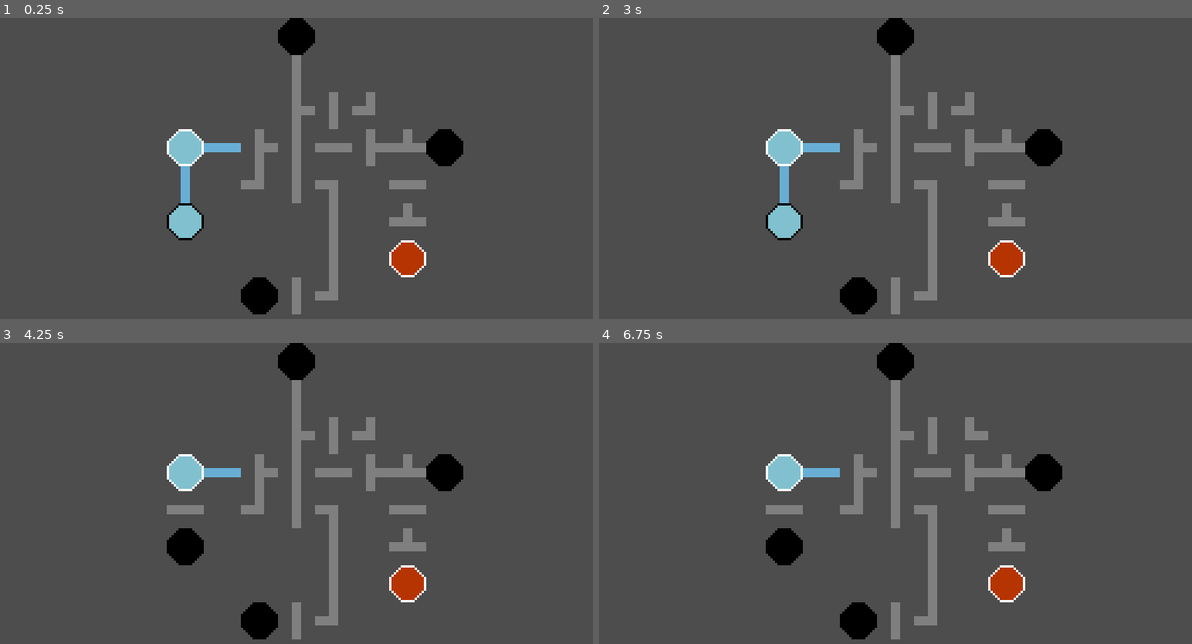
Above: before the commit, frames 1-4 (two rows, left to right).
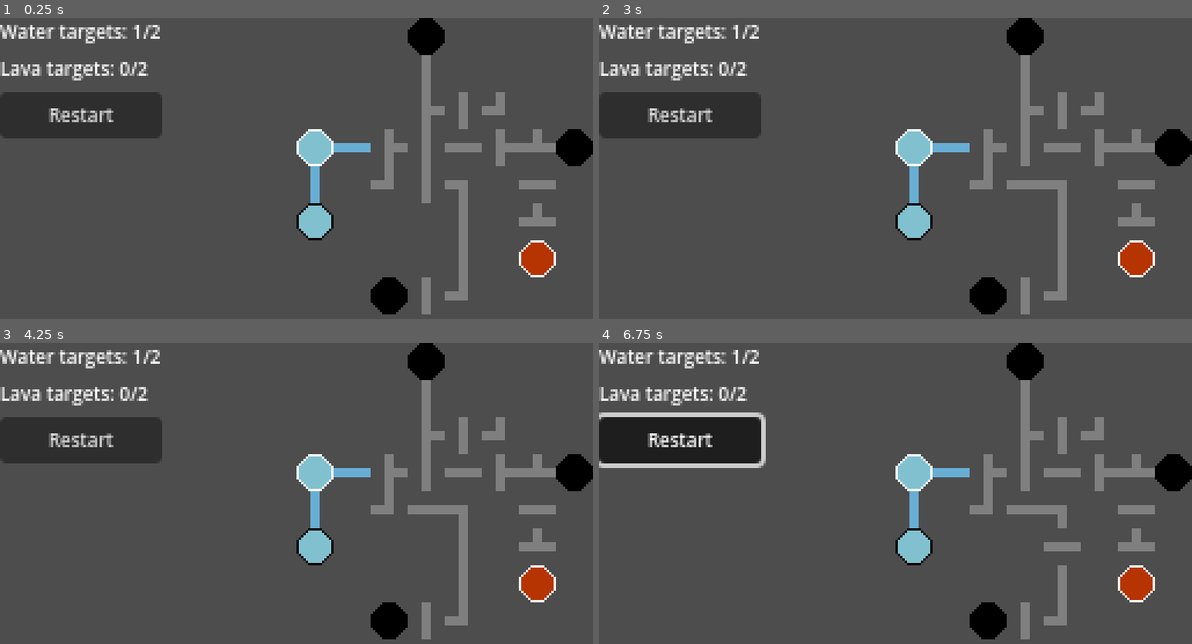
Above: after the commit, the same moments.

Repository: OverloadedOrama/Obsidian
Game: Godot game, scene res://src/network.tscn
Two runs of this game, one before a commit and one after it. Both use one fixed random seed, a clock stepped at 60 frames per second and the inputs below.
Inputs (mouse positions are in pixels of both pictures, inside the frame that each line leads up to):
- Up to frame 1 (0.25 s): no input
- Up to frame 2 (3 s): click (682, 114) at 0.5 s, where only the run after the commit has a clickable "Restart"; click (682, 114) at 1.25 s, where only the run after the commit has a clickable "Restart"; click (682, 114) at 2 s, where only the run after the commit has a clickable "Restart"; tap Enter at 2.75 s; move the mouse to (1025, 168) at 2.77 s; click (1025, 168) at 2.92 s
- Up to frame 3 (4.25 s): tap Space at 3.5 s; move the mouse to (177, 526) at 3.52 s; click (177, 526) at 3.67 s
- Up to frame 4 (6.75 s): tap Enter at 4.25, 5.75 s; move the mouse to (954, 436) at 4.27 s; click (954, 436) at 4.42 s; tap Space at 5, 6.5 s; move the mouse to (865, 577) at 5.02 s; click (865, 577) at 5.17 s; move the mouse to (1073, 559) at 5.77 s; click (1073, 559) at 5.92 s; move the mouse to (717, 460) at 6.52 s; click (717, 460) at 6.67 s

The runs differ from the first frame. In frame 1, 20% of the frame differs, in the area x 0-100%, y 0-99%; in frame 2, 20%; in frame 3, 20%; in frame 4, 21%.

Commit message:
The core gameplay loop is ready

Diff:
--- /dev/null
+++ b/assets/theme.tres
@@ -0,0 +1,4 @@
+[gd_resource type="Theme" format=3 uid="uid://bkxvisfjnnwpw"]
+
+[resource]
+default_font_size = 8
--- a/project.godot
+++ b/project.godot
@@ -23,6 +23,10 @@
 window/size/window_height_override=720
 window/stretch/mode="viewport"
 
+[gui]
+
+theme/custom="res://assets/theme.tres"
+
 [rendering]
 
 renderer/rendering_method="gl_compatibility"
--- a/src/network.gd
+++ b/src/network.gd
@@ -13,11 +13,15 @@
 var water_targets_activated := 0
 var lava_targets_activated := 0
 var game_is_over := false
+
 @onready var tile_map: TileMap = $TileMap
+@onready var water_targets: Label = %WaterTargets
+@onready var lava_targets: Label = %LavaTargets
+@onready var game_result: Label = %GameResult
 
 
 func _ready() -> void:
-	check_entire_grid()
+	calculate_game_status()
 
 
 func _input(event: InputEvent) -> void:
@@ -35,11 +39,17 @@
 					if alternative_tile > 3:
 						alternative_tile = 0
 					tile_map.set_cell(0, coords, 1, atlas_coords, alternative_tile)
-				deactivate_entire_grid()
-				check_entire_grid()
-			if water_targets_activated == water_targets_needed and lava_targets_activated == lava_targets_needed:
-				print("Victory")
-				game_is_over = true
+				calculate_game_status()
+
+
+func calculate_game_status() -> void:
+	deactivate_entire_grid()
+	check_entire_grid()
+	water_targets.text = "Water targets: %s/%s" % [water_targets_activated, water_targets_needed]
+	lava_targets.text = "Lava targets: %s/%s" % [lava_targets_activated, lava_targets_needed]
+	if water_targets_activated == water_targets_needed and lava_targets_activated == lava_targets_needed:
+		game_result.text = "You have won!"
+		game_is_over = true
 
 
 func deactivate_entire_grid() -> void:
@@ -78,7 +88,7 @@
 	var active_neighbor_4 := is_neighbor_active(neighbor_4, coords, look_at_4)
 	var state := active_neighbor_1 | active_neighbor_2 | active_neighbor_3 | active_neighbor_4
 	if state >= ActivatedStates.BOTH:
-		print("LOST")
+		game_result.text = "You have lost!"
 		game_is_over = true
 		state = ActivatedStates.NONE
 	return toggle_tile(coords, state)
@@ -137,3 +147,7 @@
 			tile_map.set_cell(0, coords, 1, atlas_coords, alternative_tile)
 			has_changed = true
 	return has_changed
+
+
+func _on_restart_button_pressed() -> void:
+	get_tree().reload_current_scene()
--- a/src/network.tscn
+++ b/src/network.tscn
@@ -201,13 +201,49 @@
 custom_data_layer_3/type = 6
 sources/1 = SubResource("TileSetAtlasSource_ishlx")
 
+[sub_resource type="LabelSettings" id="LabelSettings_gykqi"]
+font_size = 8
+
 [node name="Network" type="Node2D"]
 texture_filter = 1
 script = ExtResource("1_u7ny5")
 
 [node name="TileMap" type="TileMap" parent="."]
-position = Vector2(72, 0)
+position = Vector2(128, 0)
 rotation = -0.00283144
 tile_set = SubResource("TileSet_phwwa")
 format = 2
 layer_0/tile_data = PackedInt32Array(196611, 1, 65537, 262147, 1, 65537, 327684, 1, 65537, 65539, 1, 65537, 131075, 131 …(390 unchanged characters)…
+
+[node name="Control" type="Control" parent="."]
+layout_mode = 3
+anchors_preset = 0
+offset_right = 40.0
+offset_bottom = 144.0
+
+[node name="VBoxContainer" type="VBoxContainer" parent="Control"]
+layout_mode = 0
+offset_right = 70.0
+offset_bottom = 143.0
+
+[node name="WaterTargets" type="Label" parent="Control/VBoxContainer"]
+unique_name_in_owner = true
+layout_mode = 2
+text = "Water targets: 0/2"
+label_settings = SubResource("LabelSettings_gykqi")
+
+[node name="LavaTargets" type="Label" parent="Control/VBoxContainer"]
+unique_name_in_owner = true
+layout_mode = 2
+text = "Lava targets: 0/2"
+label_settings = SubResource("LabelSettings_gykqi")
+
+[node name="RestartButton" type="Button" parent="Control/VBoxContainer"]
+layout_mode = 2
+text = "Restart"
+
+[node name="GameResult" type="Label" parent="Control/VBoxContainer"]
+unique_name_in_owner = true
+layout_mode = 2
+
+[connection signal="pressed" from="Control/VBoxContainer/RestartButton" to="." method="_on_restart_button_pressed"]
Not shown: 1 places in src/network.tscn that only renumber resources
